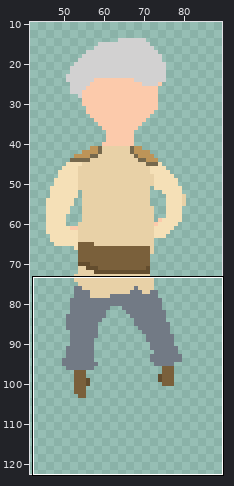
Pixel-art file: ChronoHunt/Prototype #2/Assets/Art Assets/Pixel Art Player/Run/Player_Down_Run/Player_Down_Run.aseprite. The first picture is a wide view before the edit; the outline marks the close-up.
Close-up. Before the edit:
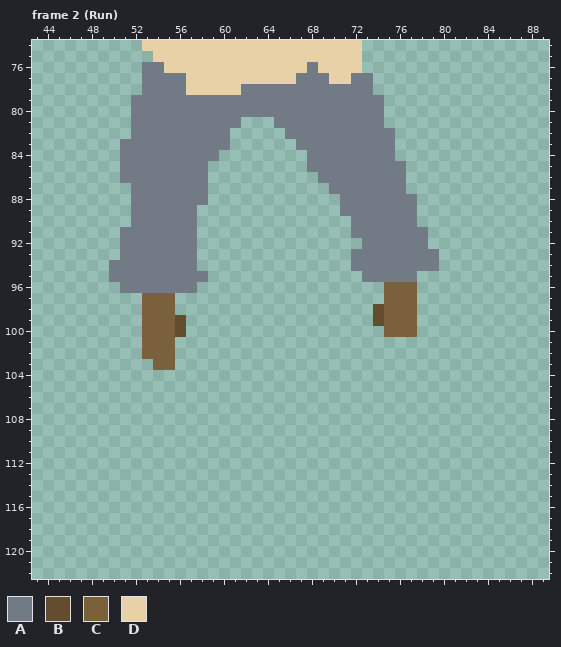
128x128 pixels, 28 frames. Pixels under 10% opacity are left out. Colours within 5 levels of each other are drawn and written as one. Shown: frame 2 (Run): x 43..89, y 74..122. The wide view leaves out empty margins. The commit also changed other frames or places, which this record leaves out.
Palette (. is transparent): A #727a85  B #634d2e  C #7a603b  D #e8d1a7
Pixels before, frame 2 (Run), first column x 50:
 74 ...DDDDDDDDDDDDDDDDDDDD.......
 75 ....DDDDDDDDDDDDDDDDDDD.......
 76 ...AADDDDDDDDDDDDDADDDD.......
 77 ...AAAADDDDDDDDDDAAADDAA......
 78 ...AAAADDDDDAAAAAAAAAAAA......
 79 ..AAAAAAAAAAAAAAAAAAAAAAA.....
 80 ..AAAAAAAAAAAAAAAAAAAAAAA.....
 81 ..AAAAAAAAAA...AAAAAAAAAA.....
 82 ..AAAAAAAAA.....AAAAAAAAAA....
 83 .AAAAAAAAAA......AAAAAAAAA....
 84 .AAAAAAAAA........AAAAAAAA....
 85 .AAAAAAAA.........AAAAAAAAA...
 86 .AAAAAAAA..........AAAAAAAA...
 87 ..AAAAAAA...........AAAAAAA...
 88 ..AAAAAAA............AAAAAAA..
 89 ..AAAAAA.............AAAAAAA..
 90 ..AAAAAA..............AAAAAA..
 91 .AAAAAAA..............AAAAAAA.
 92 .AAAAAAA...............AAAAAA.
 93 .AAAAAAA..............AAAAAAAA
 94 AAAAAAAA..............AAAAAAAA
 95 AAAAAAAAA..............AAAAA..
 96 .AAAAAAA.................CCC..
 97 ...CCC...................CCC..
 98 ...CCC..................BCCC..
 99 ...CCCB.................BCCC..
100 ...CCCB..................CCC..
101 ...CCC........................
102 ...CCC........................
103 ....CC........................
New version:
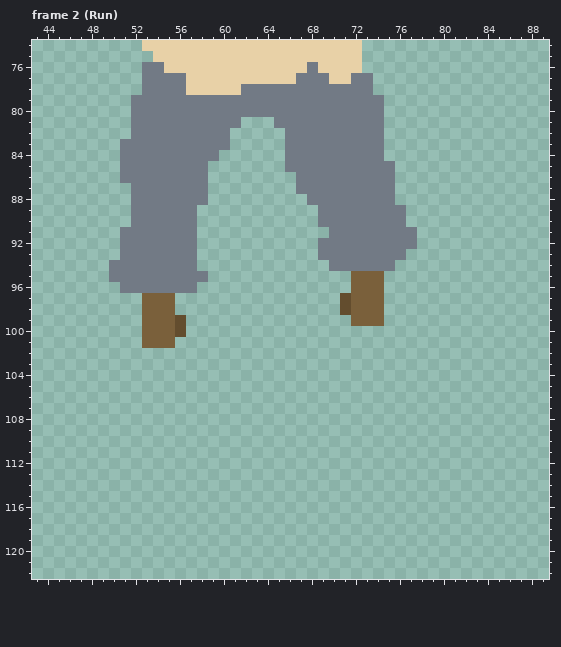
From old to new:
{"where": "frame 2 (Run), layer \"Head Arms Legs\""}
{"frame":2,"y":82,"x":75,"old":"A","new":"."}
{"frame":2,"y":83,"x":66,"old":".","new":"A"}
{"frame":2,"y":83,"x":75,"old":"A","new":"."}
{"frame":2,"y":84,"x":66,"old":"..","new":"AA"}
{"frame":2,"y":84,"x":75,"old":"A","new":"."}
{"frame":2,"y":85,"x":66,"old":"..","new":"AA"}
{"frame":2,"y":85,"x":76,"old":"A","new":"."}
{"frame":2,"y":86,"x":67,"old":"..","new":"AA"}
{"frame":2,"y":86,"x":76,"old":"A","new":"."}
{"frame":2,"y":87,"x":67,"old":"...","new":"AAA"}
{"frame":2,"y":87,"x":76,"old":"A","new":"."}
{"frame":2,"y":88,"x":68,"old":"...","new":"AAA"}
{"frame":2,"y":88,"x":76,"old":"AA","new":".."}
{"frame":2,"y":89,"x":69,"old":"..","new":"AA"}
{"frame":2,"y":89,"x":77,"old":"A","new":"."}
{"frame":2,"y":90,"x":69,"old":"...","new":"AAA"}
{"frame":2,"y":90,"x":77,"old":"A","new":"."}
{"frame":2,"y":91,"x":70,"old":"..","new":"AA"}
{"frame":2,"y":91,"x":78,"old":"A","new":"."}
{"frame":2,"y":92,"x":69,"old":"....","new":"AAAA"}
{"frame":2,"y":92,"x":78,"old":"A","new":"."}
{"frame":2,"y":93,"x":69,"old":"...","new":"AAA"}
{"frame":2,"y":93,"x":77,"old":"AAA","new":"..."}
{"frame":2,"y":94,"x":70,"old":"..","new":"AA"}
{"frame":2,"y":94,"x":76,"old":"AAAA","new":"...."}
{"frame":2,"y":95,"x":72,"old":".AAAAA","new":"CCC..."}
{"frame":2,"y":96,"x":72,"old":"...CCC","new":"CCC..."}
{"frame":2,"y":97,"x":71,"old":"....CCC","new":"BCCC..."}
{"frame":2,"y":98,"x":71,"old":"...BCCC","new":"BCCC..."}
{"frame":2,"y":99,"x":72,"old":"..BCCC","new":"CCC..."}
{"frame":2,"y":100,"x":75,"old":"CCC","new":"..."}
{"frame":2,"y":102,"x":53,"old":"CCC","new":"..."}
{"frame":2,"y":103,"x":54,"old":"CC","new":".."}
{"label":"changed","picture_box":[285,128,439,337]}
{"label":"erased","picture_box":[142,348,175,370]}
